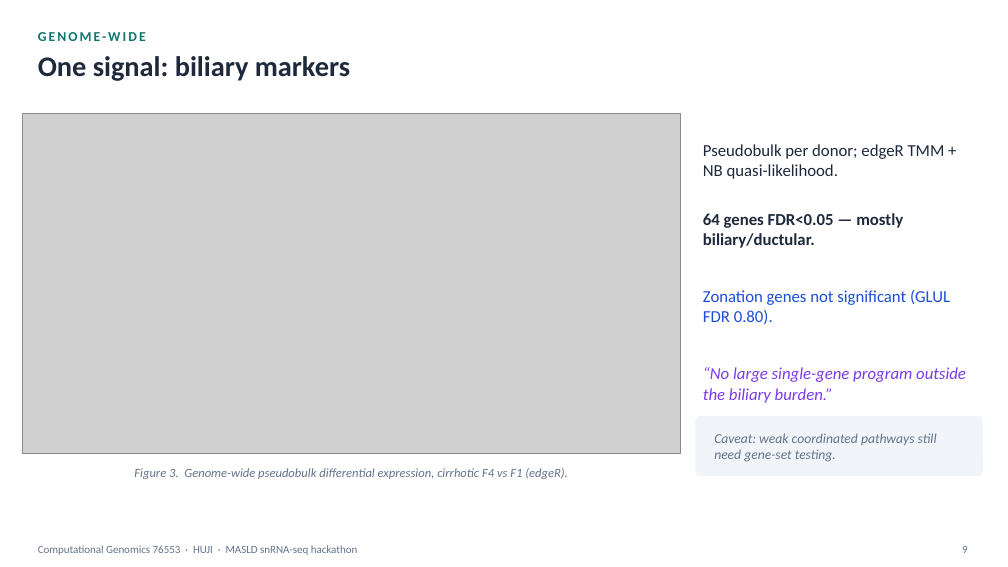
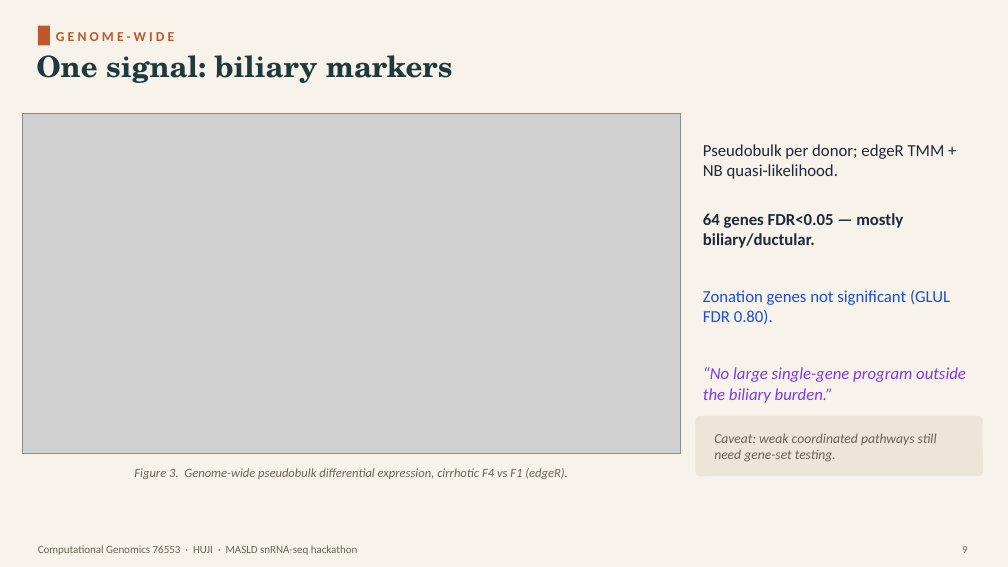
Before and after one commit to roeetekoah/liver-zonation, a slide deck: slide 9 of presentation/MASLD_zonation.pptx. Drawn at 1008x567 pixels with LibreOffice and Linux fonts; fonts in the diff are those of the drawing; grey boxes stand for pictures. Boxes give left, top, right and bottom in pixels: in the first picture for what was removed or moved away, otherwise in the second. Text is boxed around its words. In the diff, an @@ line names an element or a change of style, - is before the commit and + after.

```diff
--- a/presentation/MASLD_zonation.pptx
+++ b/presentation/MASLD_zonation.pptx
@@ background #FFFFFF to #F7F3EB @@
@@ rectangle added at [38,26,50,45], fill #C0562B @@
@@ text "GENOME-WIDE": place and size @@
-text "GENOME-WIDE" at [38,32,146,41]
+text "GENOME-WIDE" at [56,32,174,41]
@@ text "GENOME-WIDE" at [56,32,174,41]: text colour #0F766E to #C0562B, letter spacing 2 to 3 pt @@
@@ text "One signal: biliary markers" at [36,55,453,83]: size 27 to 28 pt, font Calibri to TeX Gyre Schola, text colour #1E293B to #1F3A3D @@
@@ rounded rectangle at [696,416,983,476]: fill #F1F5F9 to #ECE6DA @@
@@ text colour #64748B to #6B6256 in 4 elements at [134,468,568,479], [714,433,937,462], [38,545,358,555], [962,546,968,553] @@
```
Also in this commit, not shown: 18 other slides changed, 41 other files.
